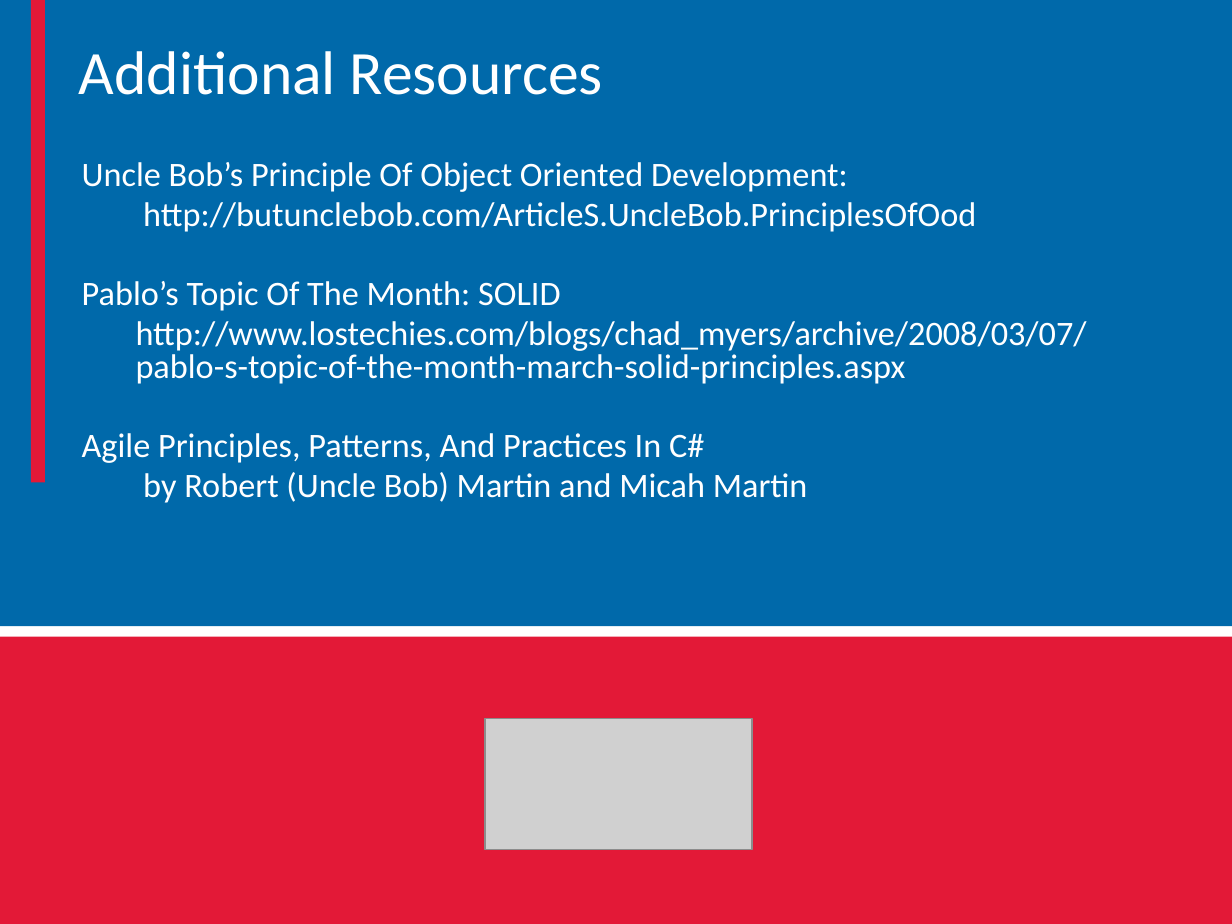
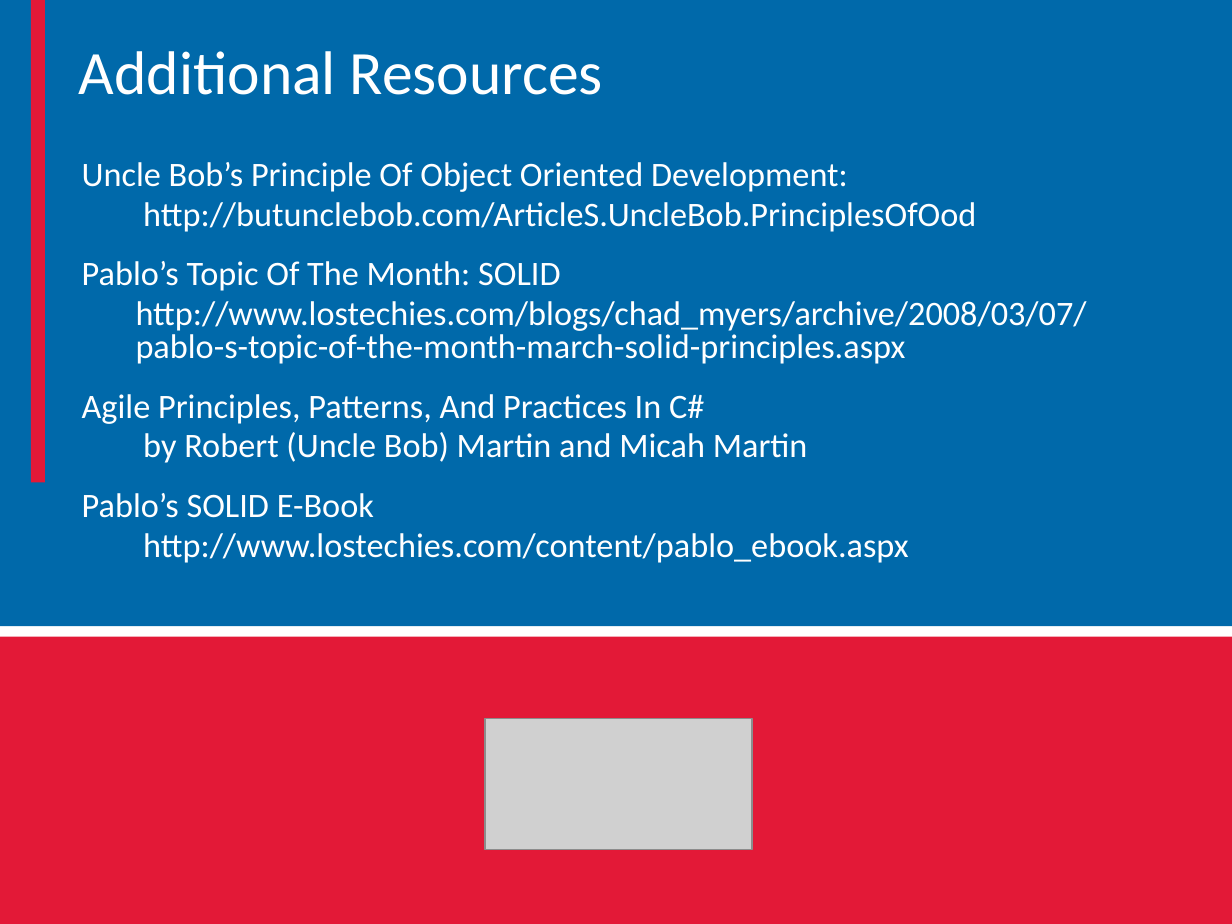
Before and after one commit to mxriverlynn/presentations-and-training, a slide deck: slide 39 of SOLID Principles - Step By Step Code/SOLID Principles Presentation.pptx. Drawn at 1232x924 pixels with LibreOffice and Linux fonts; fonts in the diff are those of the drawing; grey boxes stand for pictures; background and template pictures are left out. Boxes give left, top, right and bottom in pixels: in the first picture for what was removed or moved away, otherwise in the second. Text is boxed around its words. In the diff, an @@ line names an element or a change of style, - is before the commit and + after.

```diff
--- a/SOLID Principles - Step By Step Code/SOLID Principles Presentation.pptx
+++ b/SOLID Principles - Step By Step Code/SOLID Principles Presentation.pptx
@@ text at bbox=[82, 493, 908, 563]: paragraphs added @@
+Pablo’s SOLID E-Book
+  http://www.lostechies.com/content/pablo_ebook.aspx
```
Also in this commit, not shown: 1 other slide changed.
